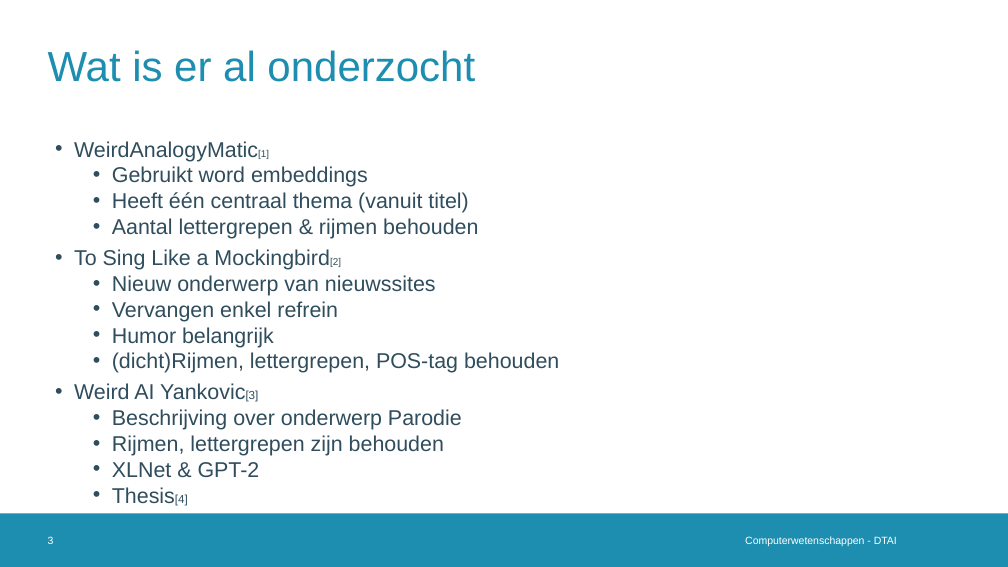
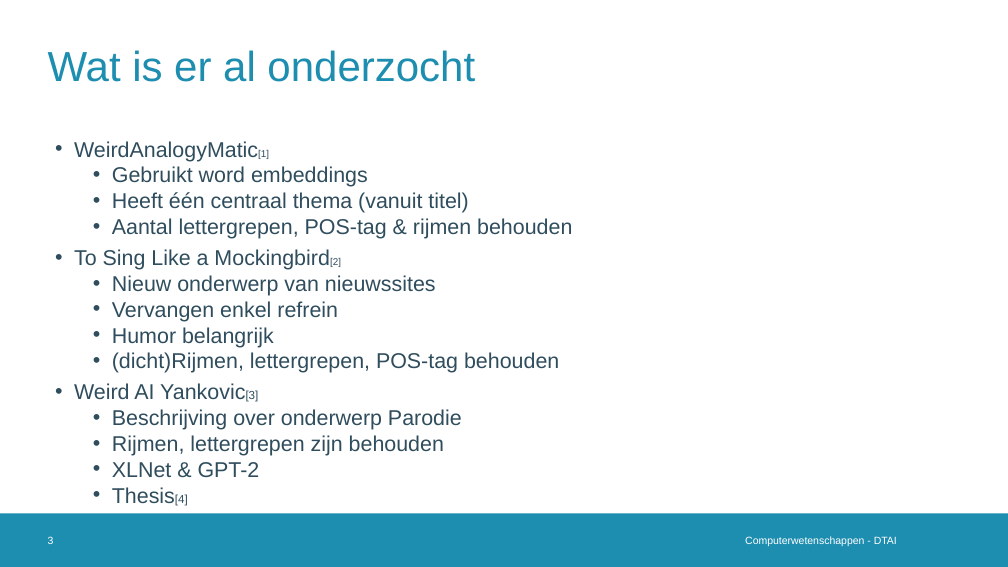
Before and after one commit to Alintermans/Thesis, a slide deck: slide 3 of Presentations/First Intermediate presentation/Presentation.pptx. Drawn at 1008x567 pixels with LibreOffice and Linux fonts; fonts in the diff are those of the drawing; background and template pictures are left out. Boxes give left, top, right and bottom in pixels: in the first picture for what was removed or moved away, otherwise in the second. Text is boxed around its words. In the diff, an @@ line names an element or a change of style, - is before the commit and + after.

```diff
--- a/Presentations/First Intermediate presentation/Presentation.pptx
+++ b/Presentations/First Intermediate presentation/Presentation.pptx
@@ text at <box>112,218,572,239</box>: text changed @@
-  • Aantal lettergrepen & rijmen behouden
+  • Aantal lettergrepen, POS-tag & rijmen behouden
```
Also in this commit, not shown: 1 other slide changed, 17 other files.
